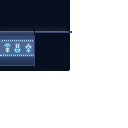
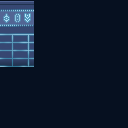
Two versions of the same layered image (128x128). Layer-by-layer changes:
added layer "Layer 13" above "Layer 12" over [35, 26, 67, 33]
added layer "Layer 12" above "Layer 11 copy" over [0, 0, 128, 128]
hid "Layer 11 copy" over [0, 31, 1, 64]
hid "Layer 11" over [33, 31, 34, 65]
hid "Layer 9" over [1, 1, 67, 67]
hid "Layer 8" over [1, 1, 67, 67]
hid "Layer 10" over [0, 0, 72, 71]
